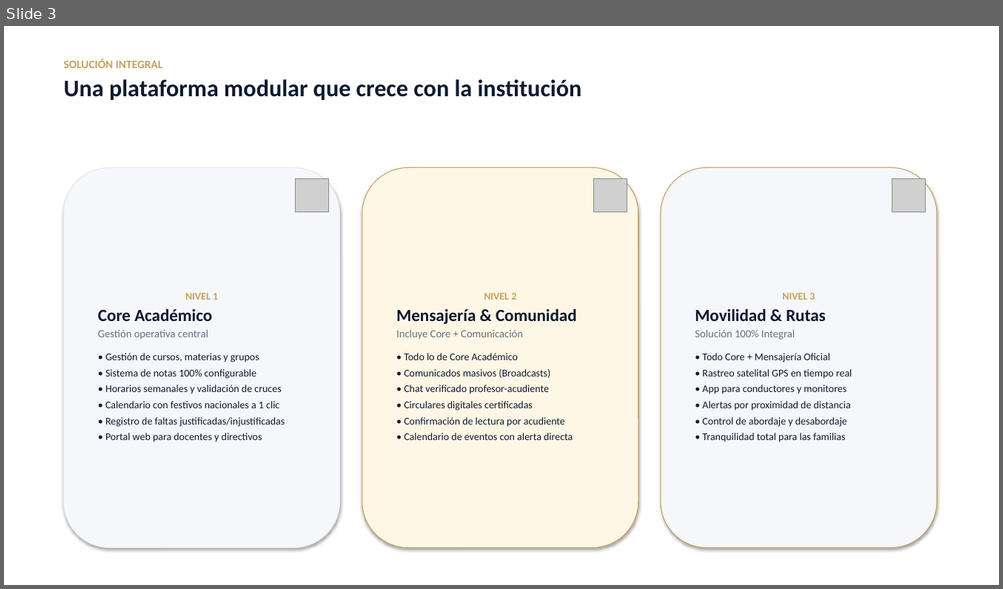
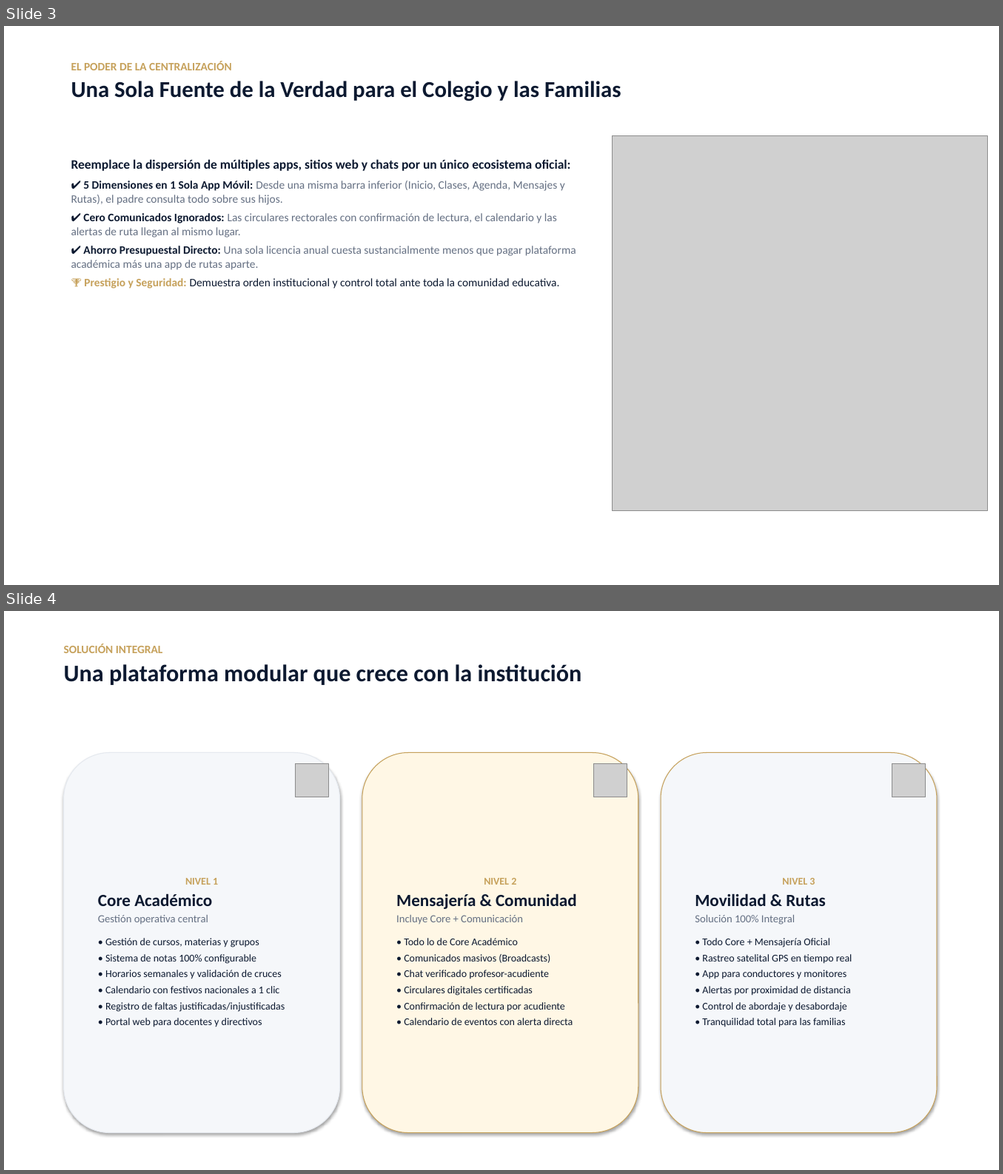
Before and after one commit to milopedraza/AuraWeb, a slide deck: propuesta/Propuesta_Comercial_Skooling_Aura.pptx. Shown one above the other, each under a label of ours: slide 3 before the commit, slides 3 and 4 after it. The pictures are 1003x589 and 1003x1174 pixels, drawn with LibreOffice and Linux fonts; fonts in the diff are those of the drawing; grey boxes stand for pictures. Boxes give left, top, right and bottom in pixels: in the first picture for what was removed or moved away, otherwise in the second. Text is boxed around its words. In the diff, an @@ line names an element or a change of style, - is before the commit and + after.

```diff
--- a/propuesta/Propuesta_Comercial_Skooling_Aura.pptx
+++ b/propuesta/Propuesta_Comercial_Skooling_Aura.pptx
@@ slide 3 added at (4,26,999,585), background #FFFFFF @@
@@ text added at (71,61,621,101), 22 pt, text #0C1930, bold @@
+EL PODER DE LA CENTRALIZACIÓN
+Una Sola Fuente de la Verdad para el Colegio y las Familias
@@ picture added at (612,136,987,511) @@
@@ text added at (71,159,576,289), 11 pt, text #657083 @@
+Reemplace la dispersión de múltiples apps, sitios web y chats por un único ecosistema oficial:
+✔ 5 Dimensiones en 1 Sola App Móvil: Desde una misma barra inferior (Inicio, Clases, Agenda, Mensajes y Rutas), el padre consulta todo sobre sus hijos.
+✔ Cero Comunicados Ignorados: Las circulares rectorales con confirmación de lectura, el calendario y las alertas de ruta llegan al mismo lugar.
+✔ Ahorro Presupuestal Directo: Una sola licencia anual cuesta sustancialmente menos que pagar plataforma académica más una app de rutas aparte.
+🏆 Prestigio y Seguridad: Demuestra orden institucional y control total ante toda la comunidad educativa.
@@ what was slide 3 is now slide 4 @@
```
Also in this commit, not shown: 2 slides changed, 2 other slides added, 2 slides removed, 4 other files.
